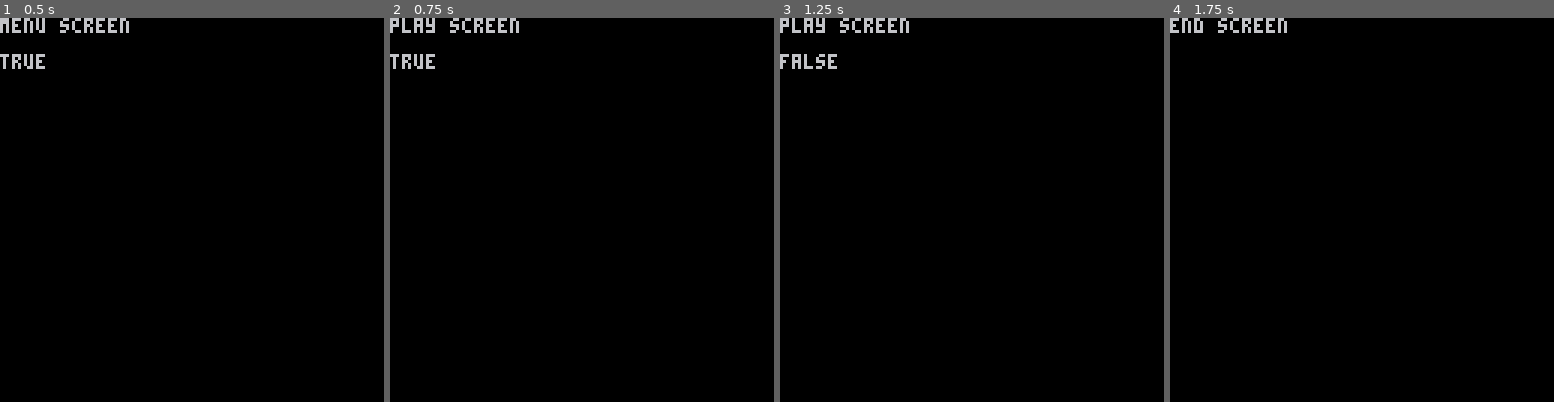
Above: before the commit, frames 1-4 (left to right).
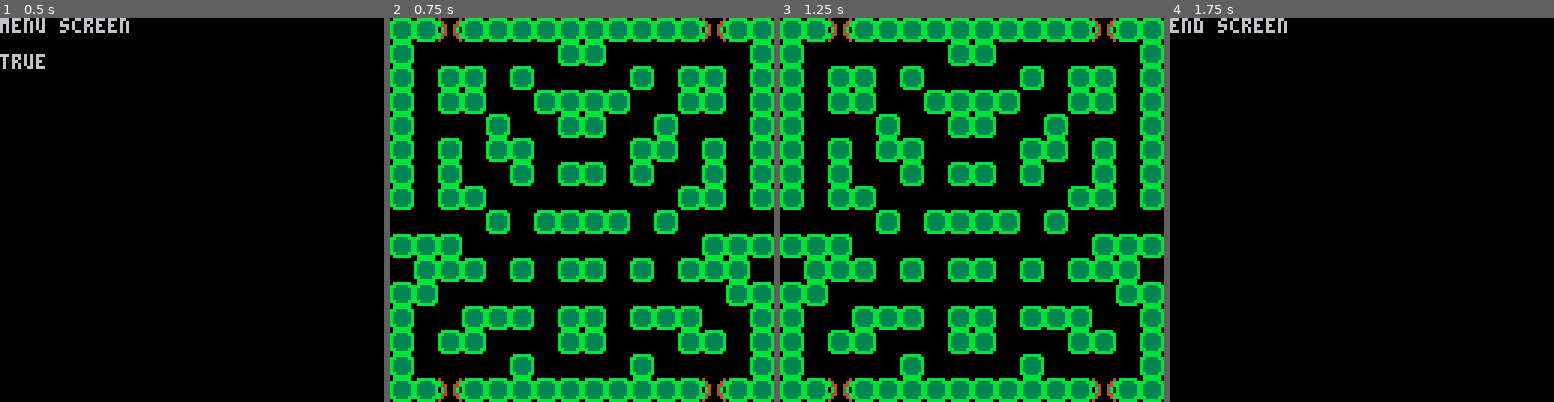
Above: after the commit, the same moments.

Repository: gnarza/CreepyCrawlers
Game: PICO-8 cartridge src/creepycrawler.p8
Two runs of this game, one before a commit and one after it. Both use one fixed random seed, a clock stepped at 60 frames per second and the inputs below.
Inputs:
- Up to frame 1 (0.5 s): tap X (X key) at 0.33 s
- Up to frame 2 (0.75 s): tap O (Z key) at 0.7 s
- Up to frame 3 (1.25 s): tap X (X key) at 1.07 s
- Up to frame 4 (1.75 s): hold Right from 1.6 s (still down); tap O (Z key) at 1.7 s

Frame 1 is identical in both runs. In frame 2, 47% of the frame differs, in the area x 0-100%, y 0-100%; in frame 3, 47%; in frame 4, nothing differs.

Commit message:
Other Level Mazes Drawn on Map
Maze laid out. No functionalities added yet. Art style not definite.

Diff:
--- a/src/creepycrawler.p8
+++ b/src/creepycrawler.p8
@@ -84,8 +86,7 @@
 
 function play_draw()
 	cls()
-	print('play screen\n')
-	print(sound)
+	map(0,0,0,0,16,16)
 end
 
 -->8
@@ -114,10 +115,123 @@
 
 
 
+…(95 lines of a section not shown)…
 __gff__
-0001000000000000000000000000000000000000000000000000000000000000000000000000000000000000000000000000000000000000000000000000000000000000000000000000000000000000000000000000000000000000000000000000000000000000000000000000000000000000000000000000000000000000
+0001010100000000000000000000000000000000000000000000000000000000000000000000000000000000000000000000000000000000000000000000000000000000000000000000000000000000000000000000000000000000000000000000000000000000000000000000000000000000000000000000000000000000
 0000000000000000000000000000000000000000000000000000000000000000000000000000000000000000000000000000000000000000000000000000000000000000000000000000000000000000000000000000000000000000000000000000000000000000000000000000000000000000000000000000000000000000
 __map__
+0101030101010101010101010103010100000000000000000000000000000000000000000000000000000000000000000000000000000000000000000000000000000000000000000000000000000000000000000000000000000000000000000000000000000000000000000000000000000000000000000000000000000000
+0100000000000001010000000000000100000000000000000000000000000000000000000000000000000000000000000000000000000000000000000000000000000000000000000000000000000000000000000000000000000000000000000000000000000000000000000000000000000000000000000000000000000000
+0100010100010000000001000101000100000000000000000000000000000000000000000000000000000000000000000000000000000000000000000000000000000000000000000000000000000000000000000000000000000000000000000000000000000000000000000000000000000000000000000000000000000000
+0100010100000101010100000101000100000000000000000000000000000000000000000000000000000000000000000000000000000000000000000000000000000000000000000000000000000000000000000000000000000000000000000000000000000000000000000000000000000000000000000000000000000000
+0100000001000001010000010000000100000000000000000000000000000000000000000000000000000000000000000000000000000000000000000000000000000000000000000000000000000000000000000000000000000000000000000000000000000000000000000000000000000000000000000000000000000000
+0100010001010000000001010001000100000000000000000000000000000000000000000000000000000000000000000000000000000000000000000000000000000000000000000000000000000000000000000000000000000000000000000000000000000000000000000000000000000000000000000000000000000000
+0100010000010001010001000001000100000000000000000000000000000000000000000000000000000000000000000000000000000000000000000000000000000000000000000000000000000000000000000000000000000000000000000000000000000000000000000000000000000000000000000000000000000000
+0100010100000000000000000101000100000000000000000000000000000000000000000000000000000000000000000000000000000000000000000000000000000000000000000000000000000000000000000000000000000000000000000000000000000000000000000000000000000000000000000000000000000000
+0000000001000101010100010000000000000000000000000000000000000000000000000000000000000000000000000000000000000000000000000000000000000000000000000000000000000000000000000000000000000000000000000000000000000000000000000000000000000000000000000000000000000000
+0101010000000000000000000001010100000000000000000000000000000000000000000000000000000000000000000000000000000000000000000000000000000000000000000000000000000000000000000000000000000000000000000000000000000000000000000000000000000000000000000000000000000000
+0001010100010001010001000101010000000000000000000000000000000000000000000000000000000000000000000000000000000000000000000000000000000000000000000000000000000000000000000000000000000000000000000000000000000000000000000000000000000000000000000000000000000000
+0101000000000000000000000000010100000000000000000000000000000000000000000000000000000000000000000000000000000000000000000000000000000000000000000000000000000000000000000000000000000000000000000000000000000000000000000000000000000000000000000000000000000000
+0100000101010001010001010100000100000000000000000000000000000000000000000000000000000000000000000000000000000000000000000000000000000000000000000000000000000000000000000000000000000000000000000000000000000000000000000000000000000000000000000000000000000000
+0100010100000001010000000101000100000000000000000000000000000000000000000000000000000000000000000000000000000000000000000000000000000000000000000000000000000000000000000000000000000000000000000000000000000000000000000000000000000000000000000000000000000000
+0100000000010000000001000000000100000000000000000000000000000000000000000000000000000000000000000000000000000000000000000000000000000000000000000000000000000000000000000000000000000000000000000000000000000000000000000000000000000000000000000000000000000000
+0101030101010101010101010103010100000000000000000000000000000000000000000000000000000000000000000000000000000000000000000000000000000000000000000000000000000000000000000000000000000000000000000000000000000000000000000000000000000000000000000000000000000000
+0000000000000000000000000000000000000000000000000000000000000000000000000000000000000000000000000000000000000000000000000000000000000000000000000000000000000000000000000000000000000000000000000000000000000000000000000000000000000000000000000000000000000000
+0000000000000000000000000000000000000000000000000000000000000000000000000000000000000000000000000000000000000000000000000000000000000000000000000000000000000000000000000000000000000000000000000000000000000000000000000000000000000000000000000000000000000000
 0101010101010101010101010101010100000000000000000000000000000000000000000000000000000000000000000000000000000000000000000000000000000000000000000000000000000000000000000000000000000000000000000000000000000000000000000000000000000000000000000000000000000000
 0100000000000001010000000000000100000000000000000000000000000000000000000000000000000000000000000000000000000000000000000000000000000000000000000000000000000000000000000000000000000000000000000000000000000000000000000000000000000000000000000000000000000000
 0100010100010000000001000101000100000000000000000000000000000000000000000000000000000000000000000000000000000000000000000000000000000000000000000000000000000000000000000000000000000000000000000000000000000000000000000000000000000000000000000000000000000000
@@ -132,5 +246,3 @@
 0101000000000000000000000000010100000000000000000000000000000000000000000000000000000000000000000000000000000000000000000000000000000000000000000000000000000000000000000000000000000000000000000000000000000000000000000000000000000000000000000000000000000000
 0100000101010001010001010100000100000000000000000000000000000000000000000000000000000000000000000000000000000000000000000000000000000000000000000000000000000000000000000000000000000000000000000000000000000000000000000000000000000000000000000000000000000000
 0100010100000001010000000101000100000000000000000000000000000000000000000000000000000000000000000000000000000000000000000000000000000000000000000000000000000000000000000000000000000000000000000000000000000000000000000000000000000000000000000000000000000000
-0100000000010000000001000000000100000000000000000000000000000000000000000000000000000000000000000000000000000000000000000000000000000000000000000000000000000000000000000000000000000000000000000000000000000000000000000000000000000000000000000000000000000000
-0101010101010101010101010101010100000000000000000000000000000000000000000000000000000000000000000000000000000000000000000000000000000000000000000000000000000000000000000000000000000000000000000000000000000000000000000000000000000000000000000000000000000000
Not shown, changed: 103 lines of the sprite sheet (__gfx__) section of src/creepycrawler.p8
